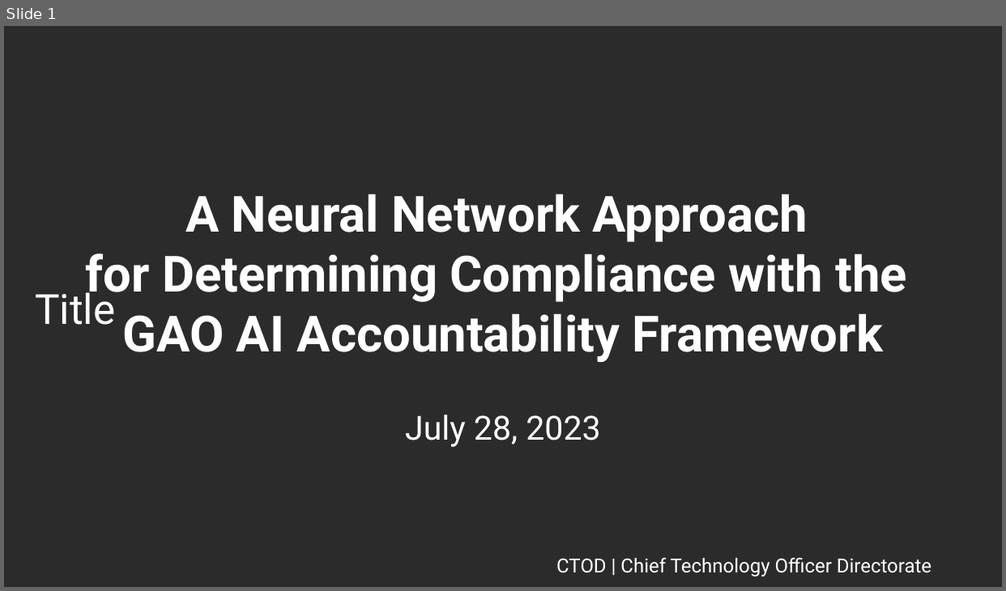
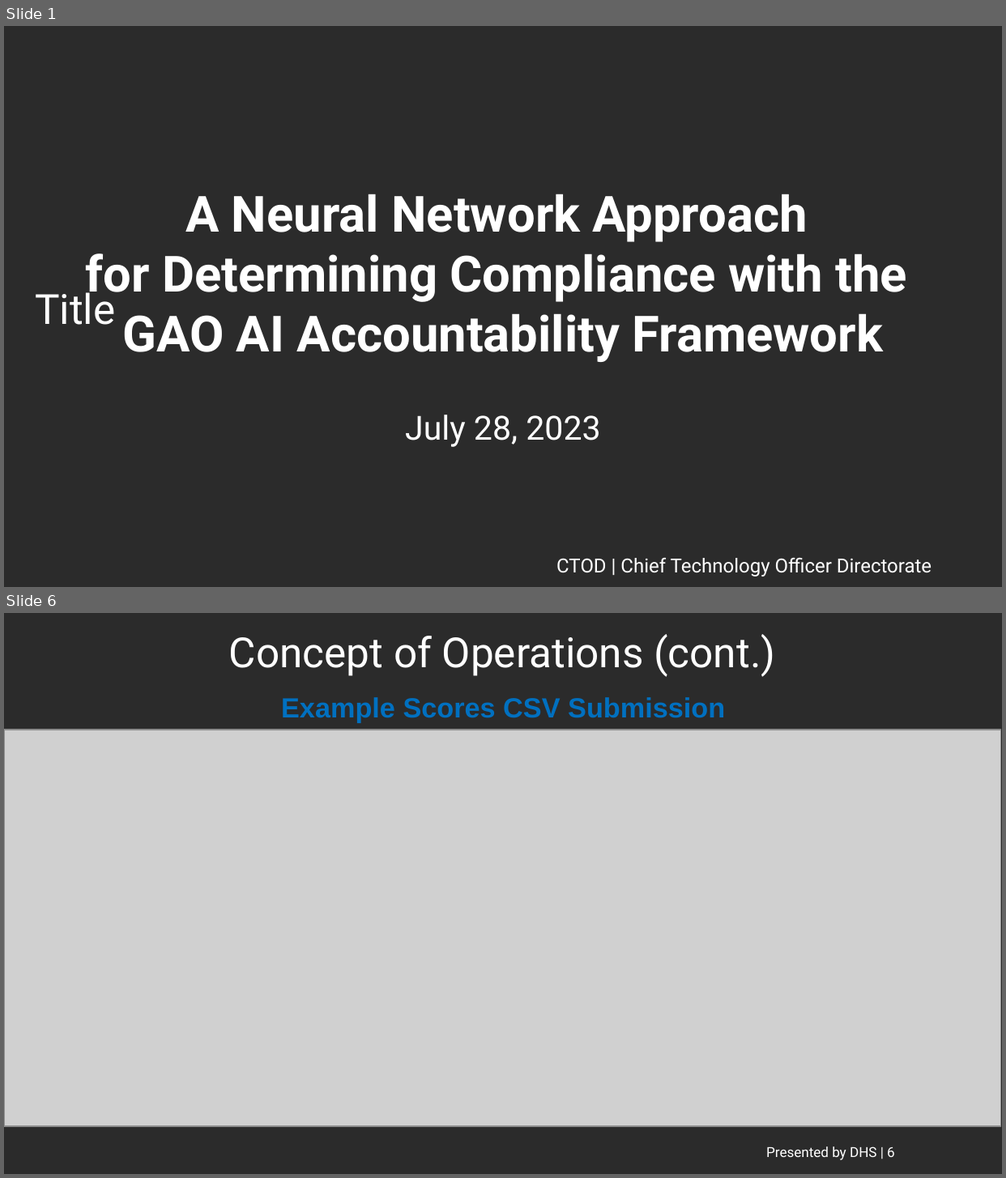
Before and after one commit to ethanmoscot/gao-ai, a slide deck: doc/gao_ai_proposal.pptx. Shown one above the other, each under a label of ours: slide 1 before the commit, slides 1 and 6 after it; the slides between them are not shown. The pictures are 1006x591 and 1006x1178 pixels, drawn with LibreOffice and Linux fonts; fonts in the diff are those of the drawing; grey boxes stand for pictures; background and template pictures are left out; a plain dark background stands for a picture behind light text. Boxes give left, top, right and bottom in pixels: in the first picture for what was removed or moved away, otherwise in the second. Text is boxed around its words. In the diff, an @@ line names an element or a change of style, - is before the commit and + after.

```diff
--- a/doc/gao_ai_proposal.pptx
+++ b/doc/gao_ai_proposal.pptx
@@ slide 6 added at (4,613,1002,1174), background picture (left out) @@
@@ title added at (229,634,775,677), 30 pt, text #FFFFFF @@
+Concept of Operations (cont.)
@@ text added at (281,697,725,723), 20 pt, text #0070C0, bold @@
+Example Scores CSV Submission
@@ picture added at (4,730,1001,1127) @@
@@ text added at (766,1147,895,1161), 10 pt, text #FFFFFF @@
+Presented by DHS | 6
```
Also in this commit, not shown: 4 slides changed, 6 other slides added, 3 slides removed, 4 other files.
